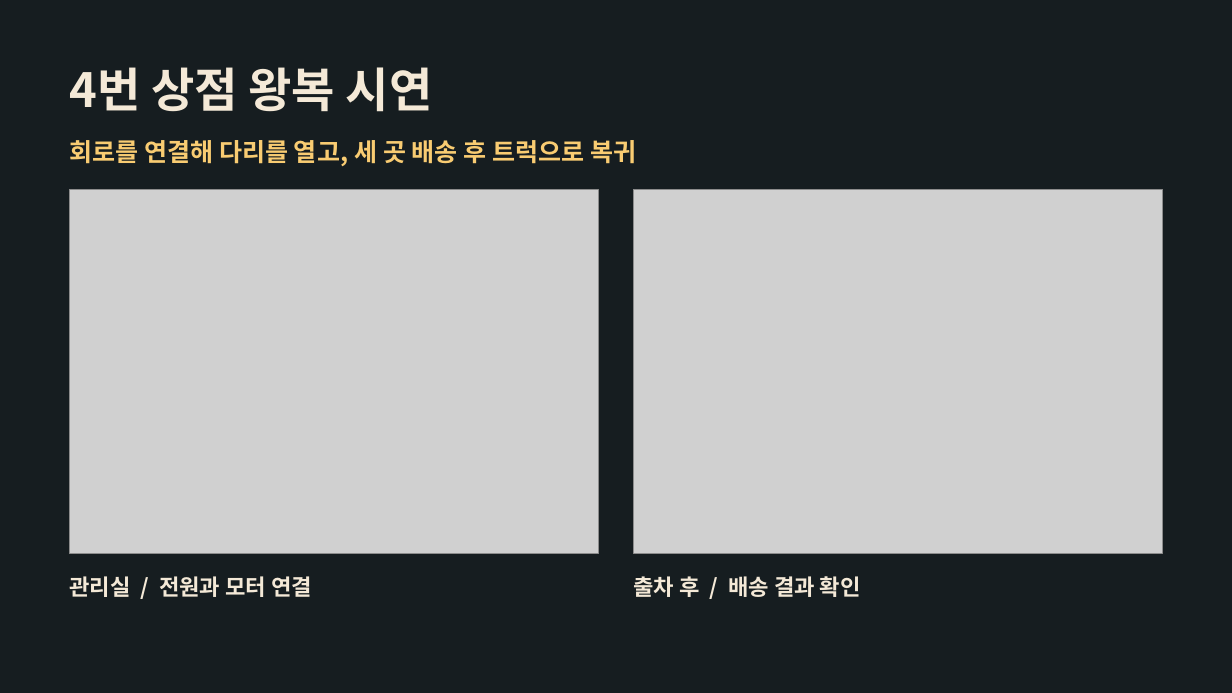
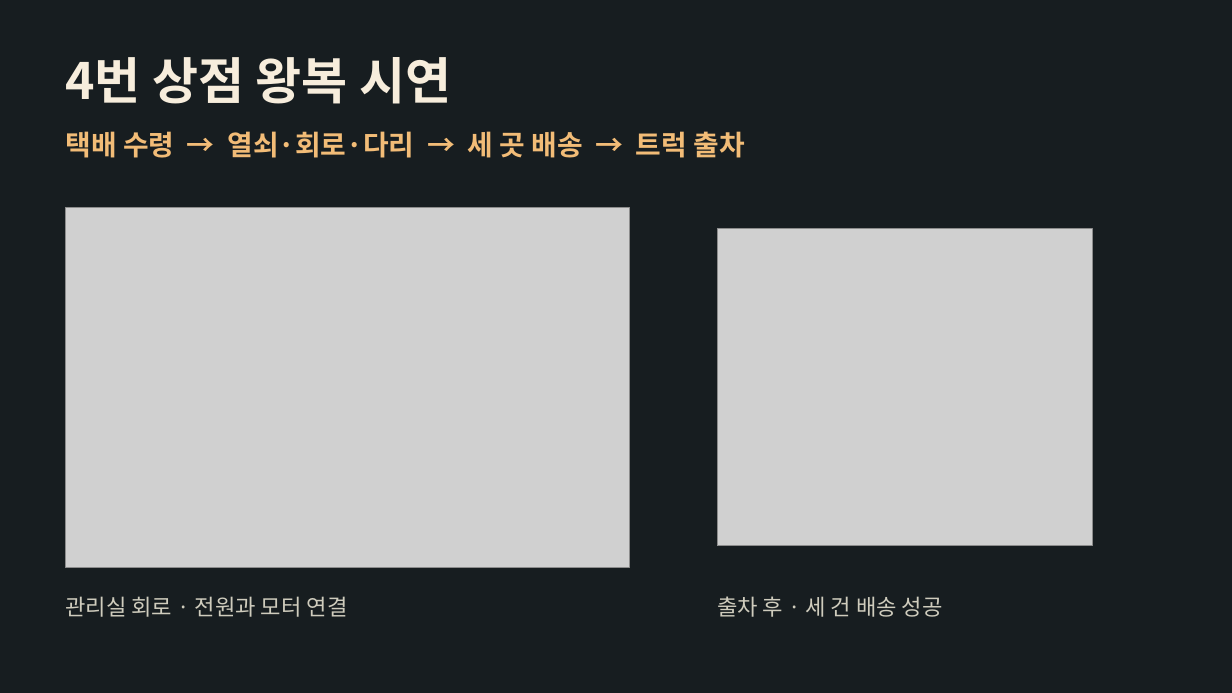
Before and after one commit to yoon778/2D_project, a slide deck: slide 7 of presentation/Dead_Route_2차발표.pptx (slide 6 before the commit). Drawn at 1232x693 pixels with LibreOffice and Linux fonts; fonts in the diff are those of the drawing; grey boxes stand for pictures. Boxes give left, top, right and bottom in pixels: in the first picture for what was removed or moved away, otherwise in the second. Text is boxed around its words. In the diff, an @@ line names an element or a change of style, - is before the commit and + after.

```diff
--- a/presentation/Dead_Route_2차발표.pptx
+++ b/presentation/Dead_Route_2차발표.pptx
@@ background #161D20 to #171D20 @@
@@ text "4번 상점 왕복 시연" moved from (x1=69, y1=67, x2=433, y2=112) to (x1=65, y1=57, x2=451, y2=104) @@
@@ text "4번 상점 왕복 시연" at (x1=65, y1=57, x2=451, y2=104): size 36.8 to 39 pt, text colour #F4E9D7 to #F7EDDC @@
@@ text at (x1=65, y1=131, x2=745, y2=158): text changed; size 19.5 to 21.8 pt; text colour #F9CC72 to #F2BC77 @@
-회로를 연결해 다리를 열고, 세 곳 배송 후 트럭으로 복귀
+택배 수령 → 열쇠·회로·다리 → 세 곳 배송 → 트럭 출차
@@ picture resized from (x1=69, y1=189, x2=599, y2=554) to (x1=66, y1=207, x2=629, y2=567) @@
@@ picture resized from (x1=633, y1=189, x2=1163, y2=554) to (x1=717, y1=229, x2=1092, y2=546) @@
@@ text at (x1=65, y1=596, x2=348, y2=617): text changed; text colour #F4E9D7 to #CFCCBD; bold off @@
-관리실 / 전원과 모터 연결
+관리실 회로 · 전원과 모터 연결
@@ text at (x1=717, y1=596, x2=943, y2=617): text changed; text colour #F4E9D7 to #CFCCBD; bold off @@
-출차 후 / 배송 결과 확인
+출차 후 · 세 건 배송 성공
```
Also in this commit, not shown: 4 other slides changed, 2 slides added, 1 slide removed, 3 other files.
